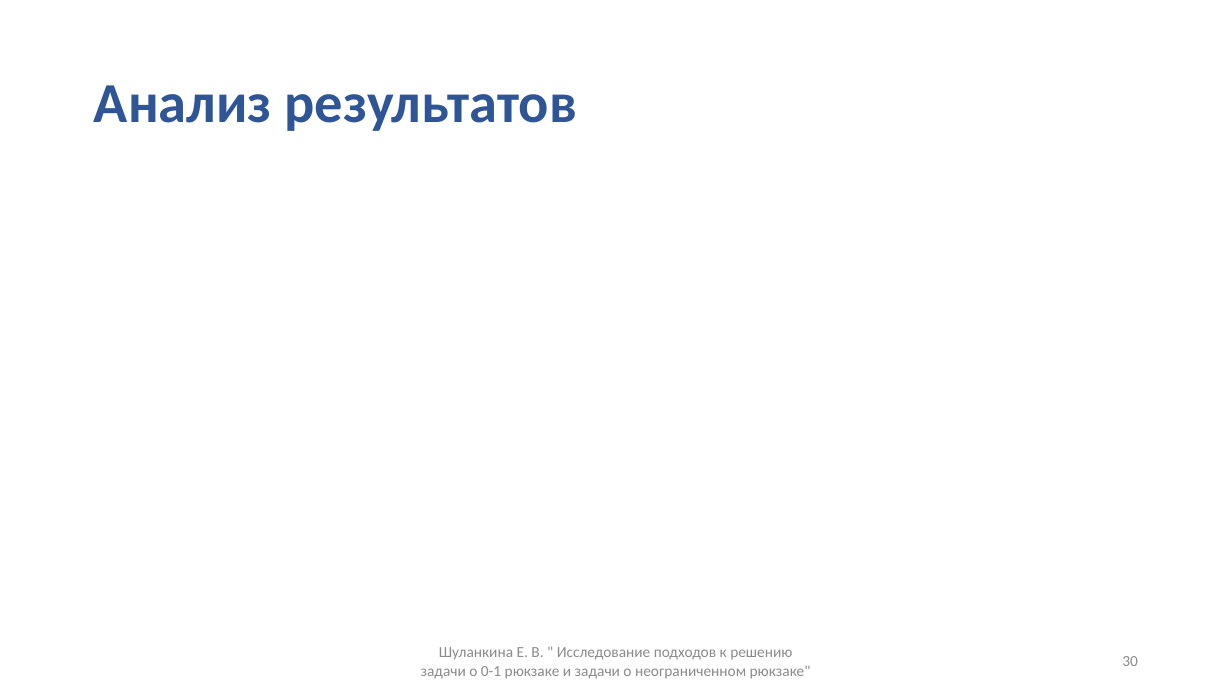
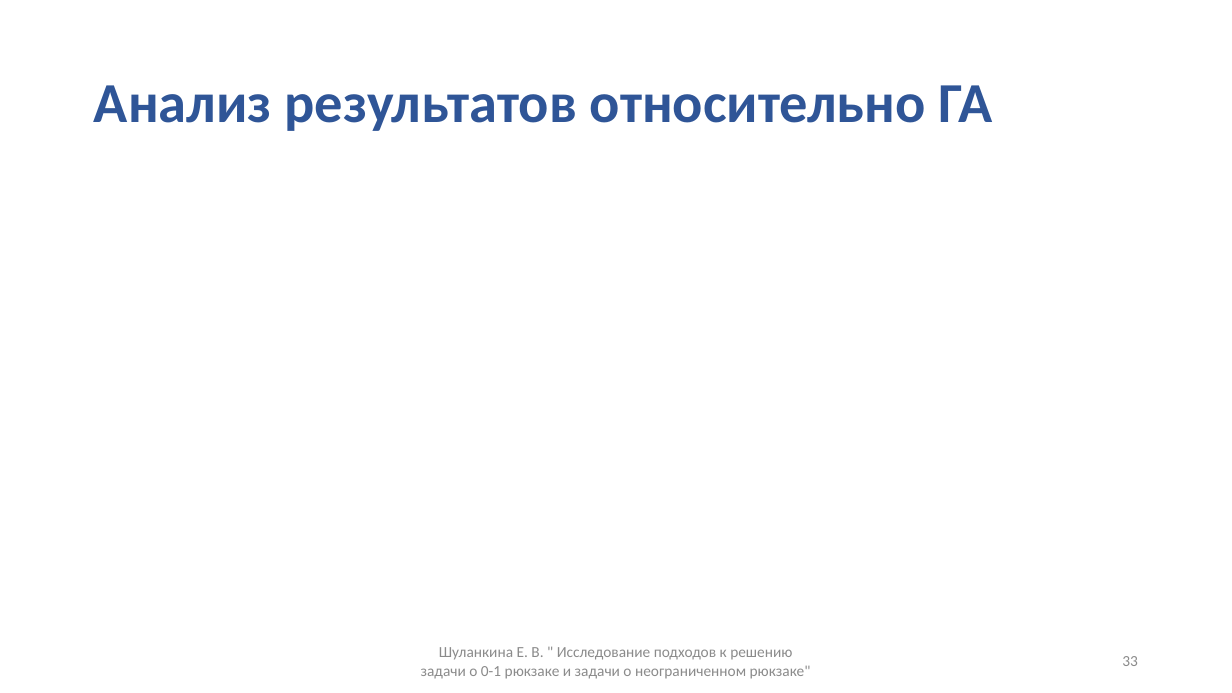
Before and after one commit to ElizJogar/Knapsack-Problems, a slide deck: slide 33 of docs/master_diploma.pptx (slide 30 before the commit). Drawn at 1232x693 pixels with LibreOffice and Linux fonts; fonts in the diff are those of the drawing; grey boxes stand for pictures. Boxes give left, top, right and bottom in pixels: in the first picture for what was removed or moved away, otherwise in the second. Text is boxed around its words. In the diff, an @@ line names an element or a change of style, - is before the commit and + after.

```diff
--- a/docs/master_diploma.pptx
+++ b/docs/master_diploma.pptx
@@ title at (94,85,993,131): text changed @@
-Анализ результатов
+Анализ результатов относительно ГА
@@ page number at (1122,656,1138,666): text changed @@
-30
+33
```
Also in this commit, not shown: 8 other slides changed, 4 slides added, 3 slides removed, 2 other files.
